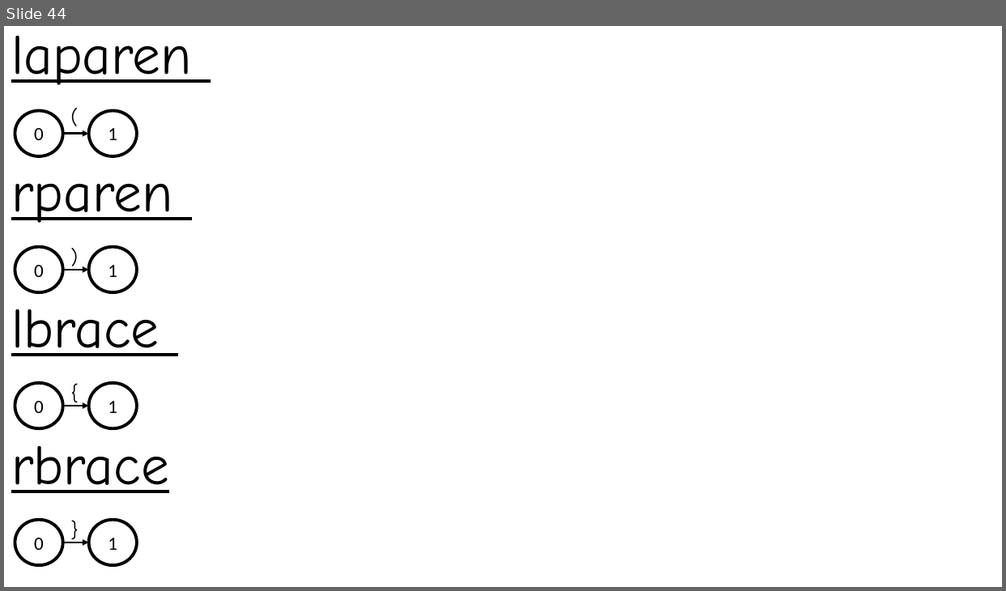
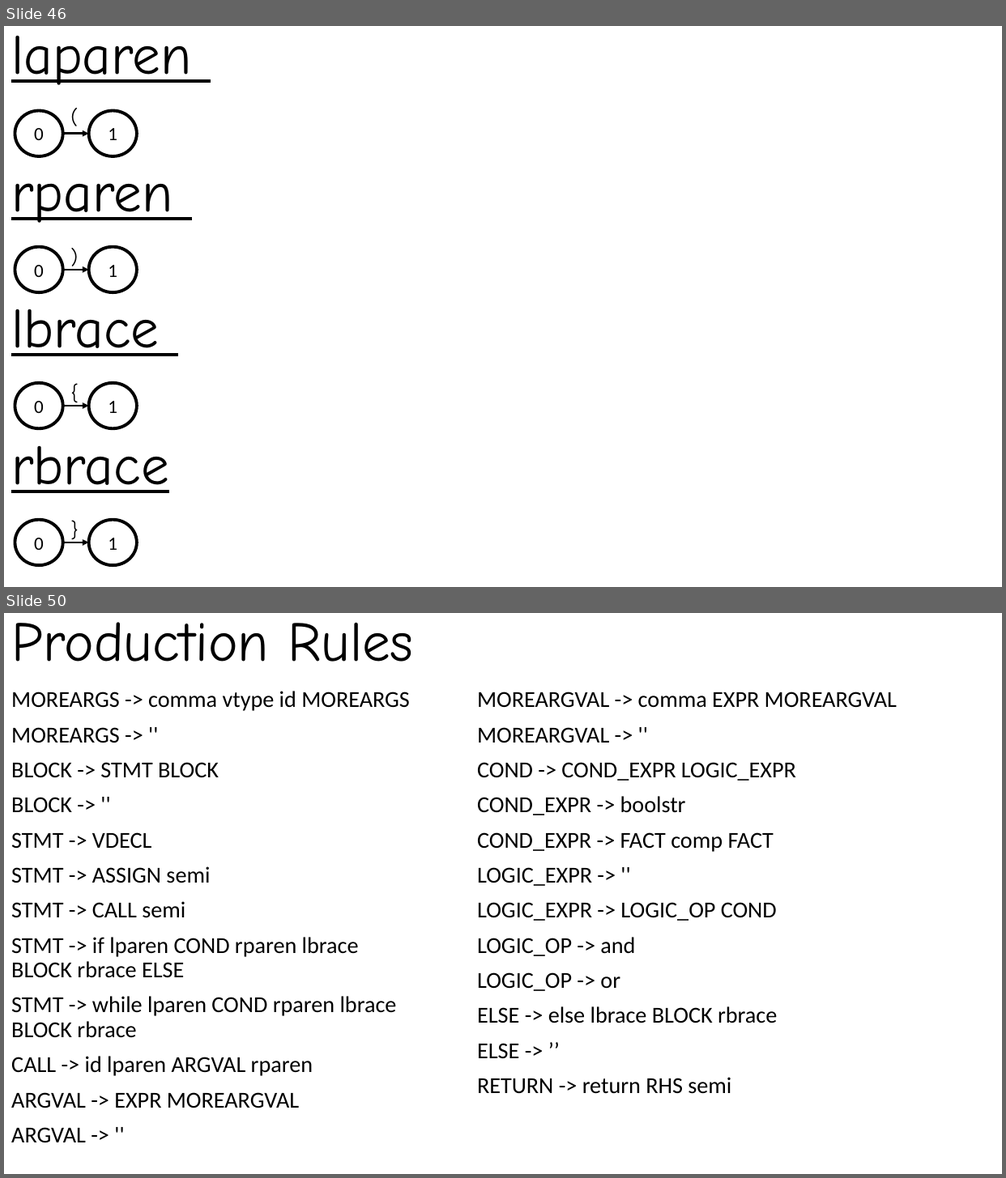
Before and after one commit to Absy-Serendipity/compiler, a slide deck: regular expression/NFA_DFA.pptx. Shown one above the other, each under a label of ours: slide 44 before the commit, slides 46 and 50 after it; the slides between them are not shown. The pictures are 1006x591 and 1006x1178 pixels, drawn with LibreOffice and Linux fonts; fonts in the diff are those of the drawing. Boxes give left, top, right and bottom in pixels: in the first picture for what was removed or moved away, otherwise in the second. Text is boxed around its words. In the diff, an @@ line names an element or a change of style, - is before the commit and + after.

```diff
--- a/regular expression/NFA_DFA.pptx
+++ b/regular expression/NFA_DFA.pptx
@@ slide 50 added at bbox=[4, 613, 1002, 1174], background #FFFFFF @@
@@ title added at bbox=[11, 622, 413, 662], 54 pt, text #000000 @@
+Production Rules
@@ subtitle added at bbox=[11, 691, 410, 1144], 22 pt, text #000000 @@
+MOREARGS -> comma vtype id MOREARGS
+MOREARGS -> ''
+BLOCK -> STMT BLOCK
+BLOCK -> ''
+STMT -> VDECL
+STMT -> ASSIGN semi
+STMT -> CALL semi
+STMT -> if lparen COND rparen lbrace BLOCK rbrace ELSE
+STMT -> while lparen COND rparen lbrace BLOCK rbrace
+CALL -> id lparen ARGVAL rparen
+ARGVAL -> EXPR MOREARGVAL
+ARGVAL -> ''
@@ text added at bbox=[477, 692, 897, 1094], 22 pt, text #000000 @@
+MOREARGVAL -> comma EXPR MOREARGVAL
+MOREARGVAL -> ''
+COND -> COND_EXPR LOGIC_EXPR
+COND_EXPR -> boolstr
+COND_EXPR -> FACT comp FACT
+LOGIC_EXPR -> ''
+LOGIC_EXPR -> LOGIC_OP COND
+LOGIC_OP -> and
+LOGIC_OP -> or
+ELSE -> else lbrace BLOCK rbrace
+ELSE -> ’’
+RETURN -> return RHS semi
@@ what was slide 44 is now slide 46 @@
```
Also in this commit, not shown: 2 slides changed, 7 other slides added, 29 other files.
